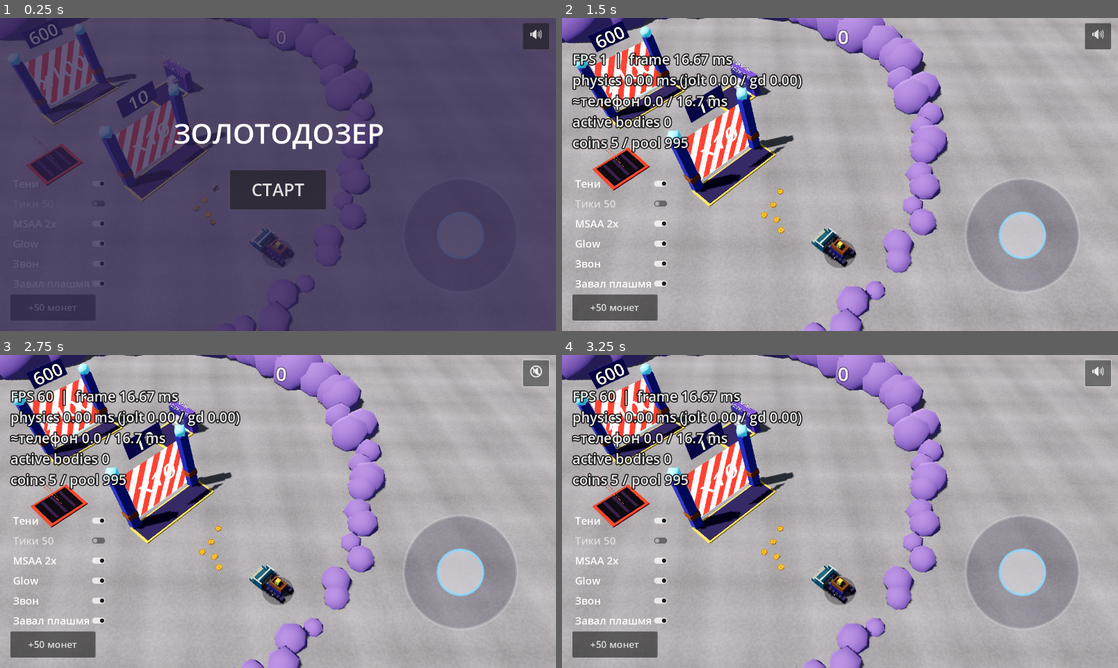
Above: before the commit, frames 1-4 (two rows, left to right).
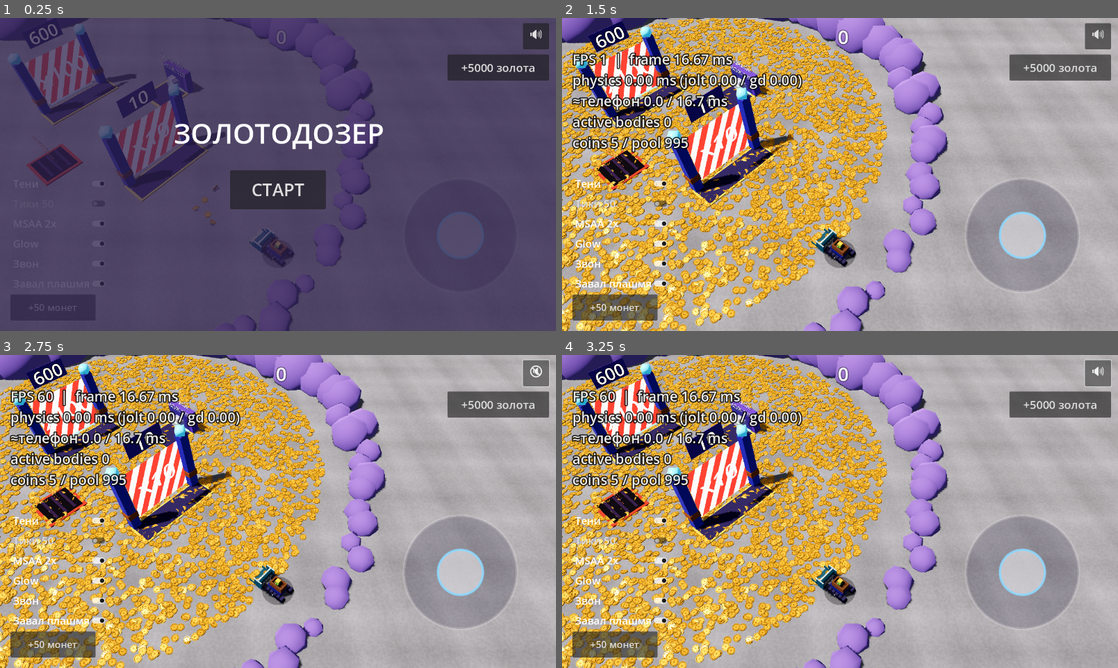
Above: after the commit, the same moments.

Repository: ui99ru/gold-harvester
Game: Godot game, scene res://scenes/game.tscn
The game is run twice, just before and just after one commit, with the same random seed, the same clock (stepped at 60 frames per second) and the same inputs.
Inputs (mouse positions are in pixels of both pictures, inside the frame that each line leads up to):
- Up to frame 1 (0.25 s): no input
- Up to frame 2 (1.5 s): click (1062, 68) at 0.5 s, where only the run after the commit has a clickable "+5000 золота"; click "СТАРТ" at 1.25 s
- Up to frame 3 (2.75 s): click "🔊" at 2 s
- Up to frame 4 (3.25 s): click "🔇" at 2.75 s

The runs differ from the first frame. In frame 1, 1.5% of the frame differs, in the area x 80-99%, y 11-20%; in frame 2, 28%, in the area x 0-99%, y 0-100%; in frame 3, 28%; in frame 4, 28%.

Commit message:
feat(godot): шаг 3a — визуальное «море золота» (MultiMesh) + кнопка докидки
Аддитивно, без физики: отдельный _gold_mm (преаллок 50k инстансов,
разбросаны ковром по арене плашмя, visible=0). Кнопка «+5000 золота»
крутит visible_instance_count — ищем потолок рендера MultiMesh прямо на
телефоне (совет эксперта: «залей MultiMesh монетами, смотри FPS»). Ноль
физики, низкий риск. Фундамент для Area3D-активации/зачерпывания (3b).

https://claude.ai/code/session_01UZ8WSJhHHqHgisrGLfaC5C

Diff:
--- a/godot/scripts/game.gd
+++ b/godot/scripts/game.gd
@@ -78,6 +78,7 @@
 var _gd_accum := 0
 var _sim_us_last := 0   # мкс GDScript-сима за последний физ-тик → split «jolt/gd» в HUD
 var _coin_mm: MultiMeshInstance3D   # общий рендер монет (как web InstancedMesh), инстанс = coin.idx
+var _gold_mm: MultiMeshInstance3D   # шаг 3: визуальное золото сверх физ-пула (без физики)
 # Скрытый инстанс MultiMesh: крошечный масштаб + далеко (вырождается → не рисуется).
 var _HIDDEN_XF := Transform3D(
 	Basis(Vector3(0.0001, 0, 0), Vector3(0, 0.0001, 0), Vector3(0, 0, 0.0001)),
@@ -112,6 +113,7 @@
 	add_child(pool)
 	pool.setup(_pool_size_override if _pool_size_override > 0 else CFG.COIN_N, _on_coin_clink)
 	_build_coin_multimesh()  # общий рендер всех монет одним MultiMesh
+	_build_gold_field()      # шаг 3: визуальное золото сверх физ-пула (кнопка «+5000»)
 	_build_entities()
 	_build_bank_ui()
 	for i in level.start_coins:
@@ -244,6 +246,22 @@
 	mute.pressed.connect(func() -> void:
 		mute.text = "🔇" if audio.toggle_mute() else "🔊")
 	layer.add_child(mute)
+
+	# Шаг 3: кнопка докидывать ВИЗУАЛЬНОЕ золото (MultiMesh, без физики) — ищем
+	# потолок рендера прямо на телефоне: жми и смотри FPS.
+	var gold_btn := Button.new()
+	gold_btn.text = "+5000 золота"
+	gold_btn.add_theme_font_size_override("font_size", 26)
+	gold_btn.set_anchors_and_offsets_preset(Control.PRESET_TOP_RIGHT)
+	gold_btn.offset_left = -250
+	gold_btn.offset_top = 84
+	gold_btn.offset_right = -16
+	gold_btn.offset_bottom = 144
+	gold_btn.pressed.connect(func() -> void:
+		if _gold_mm:
+			var gm := _gold_mm.multimesh
+			gm.visible_instance_count = mini(gm.instance_count, gm.visible_instance_count + 5000))
+	layer.add_child(gold_btn)
 
 	# Performance HUD + тумблеры тюнинга (петля «десктоп + прокси телефона»)
 	var hud := preload("res://scripts/performance_hud.gd").new()
@@ -1135,6 +1153,32 @@
 	add_child(_coin_mm)
 
 
+## Шаг 3: «море золота» — визуальные монеты сверх физ-пула (без физ-тел), один
+## MultiMesh. Преаллокация 50k инстансов (разбросаны ковром по арене, лежат
+## плашмя), visible_instance_count=0; кнопка «+5000 золота» крутит видимое число
+## — так на телефоне ищем потолок рендера. Физики у них ноль. rndv → не трогает сим.
+func _build_gold_field() -> void:
+	var cap := 50000
+	var mm := MultiMesh.new()
+	mm.transform_format = MultiMesh.TRANSFORM_3D
+	mm.mesh = Coin._mesh
+	mm.instance_count = cap
+	var r_max: float = level.ring_radius * 0.9 if level.ring_radius > 0.0 else 40.0
+	var ctr := level.ring_center
+	for i in cap:
+		var a := rndv() * TAU
+		var rr := sqrt(rndv()) * r_max
+		var b := Basis.from_euler(Vector3((rndv() - 0.5) * 0.5, rndv() * TAU, (rndv() - 0.5) * 0.5))
+		mm.set_instance_transform(i, Transform3D(b, Vector3(
+			ctr.x + cos(a) * rr, 0.03 + rndv() * 0.14, ctr.z + sin(a) * rr)))
+	mm.visible_instance_count = 0
+	_gold_mm = MultiMeshInstance3D.new()
+	_gold_mm.name = "GoldField"
+	_gold_mm.multimesh = mm
+	_gold_mm.material_override = Coin._material
+	add_child(_gold_mm)
+
+
 ## Рендер всех монет одним MultiMesh (порт web syncCoins/InstancedMesh): каждый
 ## кадр пишем трансформ по coin.idx; запаркованные пулом — скрытый инстанс.
 func _sync_coins_mm() -> void:
